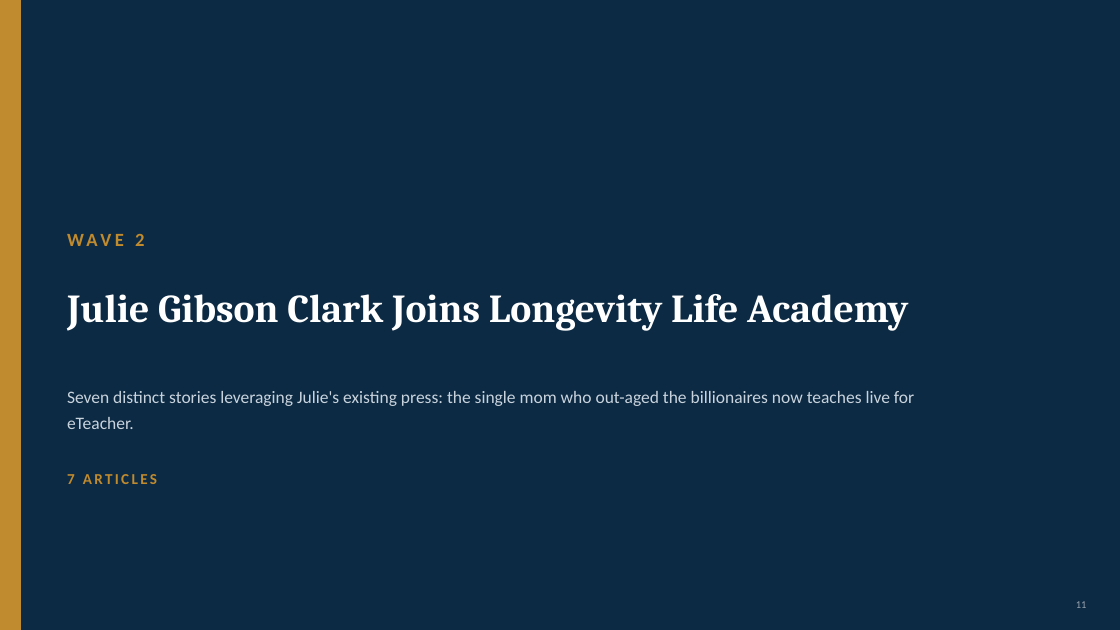
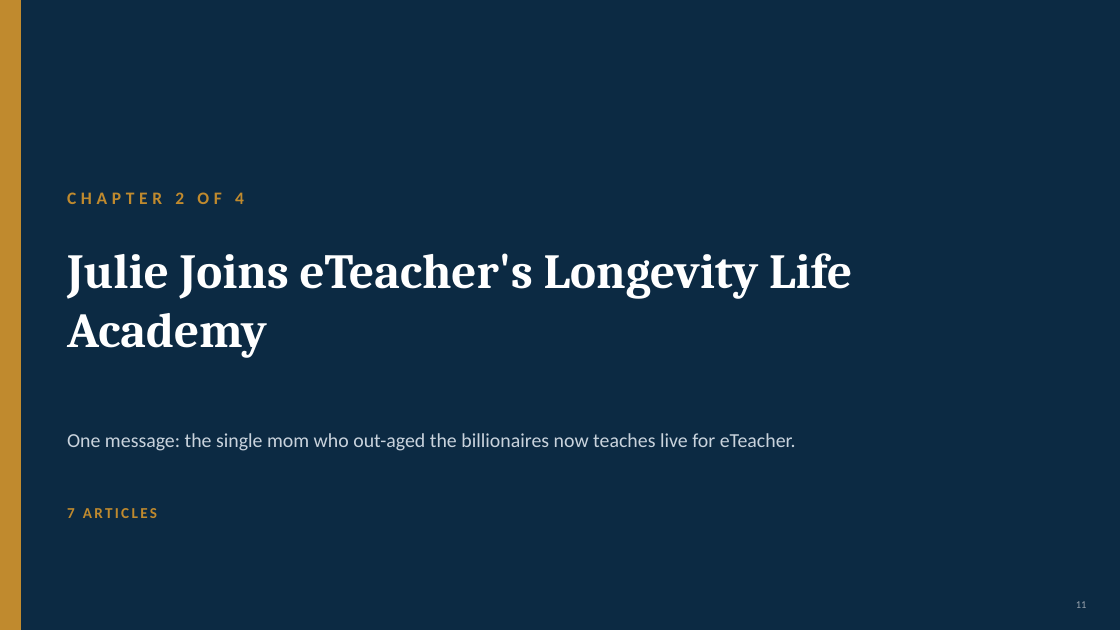
Before and after one commit to gitteromri-ux/eteacher-longevity-pr-campaign, a slide deck: slide 11 of eTeacher_Longevity_PR_Campaign.pptx. Drawn at 1120x630 pixels with LibreOffice and Linux fonts; fonts in the diff are those of the drawing. Boxes give left, top, right and bottom in pixels: in the first picture for what was removed or moved away, otherwise in the second. Text is boxed around its words. In the diff, an @@ line names an element or a change of style, - is before the commit and + after.

Commit message:
Bolder launch messaging: clearer cover, CHAPTER N OF 4 labels, bigger bold headlines + angle lines, simplified wave titles/subtitles

```diff
--- a/eTeacher_Longevity_PR_Campaign.pptx
+++ b/eTeacher_Longevity_PR_Campaign.pptx
@@ text at [67, 192, 244, 204]: text changed; size 16 to 15 pt @@
-WAVE 2
+CHAPTER 2 OF 4
@@ text at [67, 253, 852, 358]: text changed; size 34 to 42 pt @@
-Julie Gibson Clark Joins Longevity Life Academy
+Julie Joins eTeacher's Longevity Life Academy
@@ text at [67, 433, 796, 451]: text changed; size 15 to 17 pt @@
-Seven distinct stories leveraging Julie's existing press: the single mom who out-aged the billionaires now teaches live for eTeacher.
+One message: the single mom who out-aged the billionaires now teaches live for eTeacher.
@@ text "7 ARTICLES": place and size @@
-text "7 ARTICLES" at [67, 474, 157, 484]
+text "7 ARTICLES" at [67, 508, 157, 518]
```
Also in this commit, not shown: 21 other slides changed.
